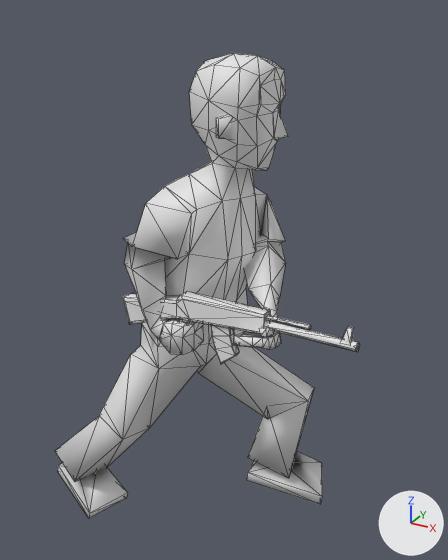
The OBJ model Res/player_male_run_0.obj, before and after one commit.
Rendered twice from a 50 mm lens placed at (1.06, -1.686, 1.828), pointed at (0.115, 0.032, 0.969). Every picture has the same lights, and +X, +Y and +Z are marked at lower right. Mesh edges are drawn as thin lines. Where no turn or scale is listed for an object, it has been applied to the vertices.

The older version as bpy lines, for what is in view:
```python
me_player_male_run_0 = bpy.data.meshes.new('player_male_run_0')
me_player_male_run_0.from_pydata(...)  # 452 vertices, 842 faces; spans x -0.53..0.66, y -0.31..0.22, z -0.02..1.71
ob_player_male_run_0 = bpy.data.objects.new('player_male_run_0', me_player_male_run_0)
ob_player_male_run_0.location = (0.0, 0.0, 0.0)
```
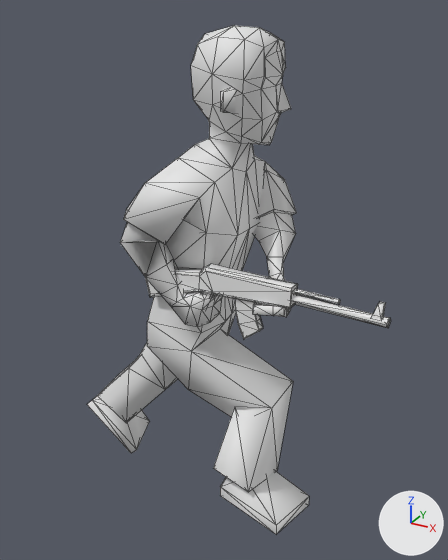
Changed parts and their boxes [x1, y1, x2, y2] in the pictures (448 x 560 px; the box of a moved part takes in the faces that stretch with it):
'player_male_run_0', reshaped (9% taller): before [55, 53, 360, 519]; after [87, 25, 391, 534]
part 1 of me_player_male_run_0, moved or reshaped: before [216, 115, 232, 140]; after [221, 89, 236, 114]
part 2 of me_player_male_run_0, moved or reshaped: before [122, 291, 270, 334]; after [145, 263, 298, 308]
part 3 of me_player_male_run_0, moved or reshaped: before [180, 319, 191, 323]; after [201, 292, 215, 298]
part 4 of me_player_male_run_0, moved or reshaped: before [266, 315, 311, 330]; after [293, 288, 340, 304]
part 5 of me_player_male_run_0, moved or reshaped: before [265, 320, 360, 352]; after [292, 294, 391, 328]
part 6 of me_player_male_run_0, moved or reshaped: before [211, 325, 239, 364]; after [235, 299, 263, 340]
part 7 of me_player_male_run_0, moved or reshaped: before [342, 326, 354, 344]; after [372, 302, 385, 319]
part 8 of me_player_male_run_0, moved or reshaped: before [55, 104, 322, 519]; after [87, 76, 309, 534]

What changed in the scene script:
```text
Change me_player_male_run_0:
    used by ob_player_male_run_0; location = (0.0, 0.0, 0.0)
    remove me_player_male_run_0.from_pydata(...)  # 452 vertices, 842 faces; spans x -0.53..0.66, y -0.31..0.22, z -0.02..1.71
    add me_player_male_run_0.from_pydata(...)  # 452 vertices, 846 faces; spans x -0.57..0.74, y -0.3..0.25, z 0.03..1.78
    me_player_male_run_0 part 1: the loose piece of 8 vertices spanning x 0.18..0.22, y -0.14..-0.08, z 1.48..1.55 is moved by (0.01, 0.01, 0.07)
    me_player_male_run_0 part 2: the loose piece of 48 vertices spanning x -0.13..0.39, y -0.23..-0.18, z 0.86..1.01 is moved by (0.07, 0.02, 0.1)
    me_player_male_run_0 part 3: the loose piece of 24 vertices spanning x 0.05..0.13, y -0.22..-0.2, z 0.81..0.93 is moved by (0.07, 0.02, 0.1)
    me_player_male_run_0 part 4: the loose piece of 12 vertices spanning x 0.37..0.52, y -0.21..-0.2, z 0.99..1.01 is moved by (0.08, 0.01, 0.09)
    me_player_male_run_0 part 5: the loose piece of 13 vertices spanning x 0.38..0.66, y -0.22..-0.19, z 0.96..0.99 is moved by (0.07, 0.01, 0.09)
    me_player_male_run_0 part 6: the loose piece of 40 vertices spanning x 0.21..0.3, y -0.22..-0.19, z 0.81..0.95 is moved by (0.07, 0.02, 0.1)
    me_player_male_run_0 part 7: the loose piece of 8 vertices spanning x 0.62..0.65, y -0.21..-0.2, z 0.98..1.03 is moved by (0.08, 0.01, 0.09)
    me_player_male_run_0 part 8: 291 of 452 vertices moved; they spanned x -0.53..0.52, y -0.31..0.22, z -0.02..1.71 and now span x -0.57..0.52, y -0.3..0.25, z 0.03..1.78; mean shift (0.01, 0.02, 0.09); largest move (0.51, 0.06, 0.12) -> (-0.36, 0.04, 0.03)
```
